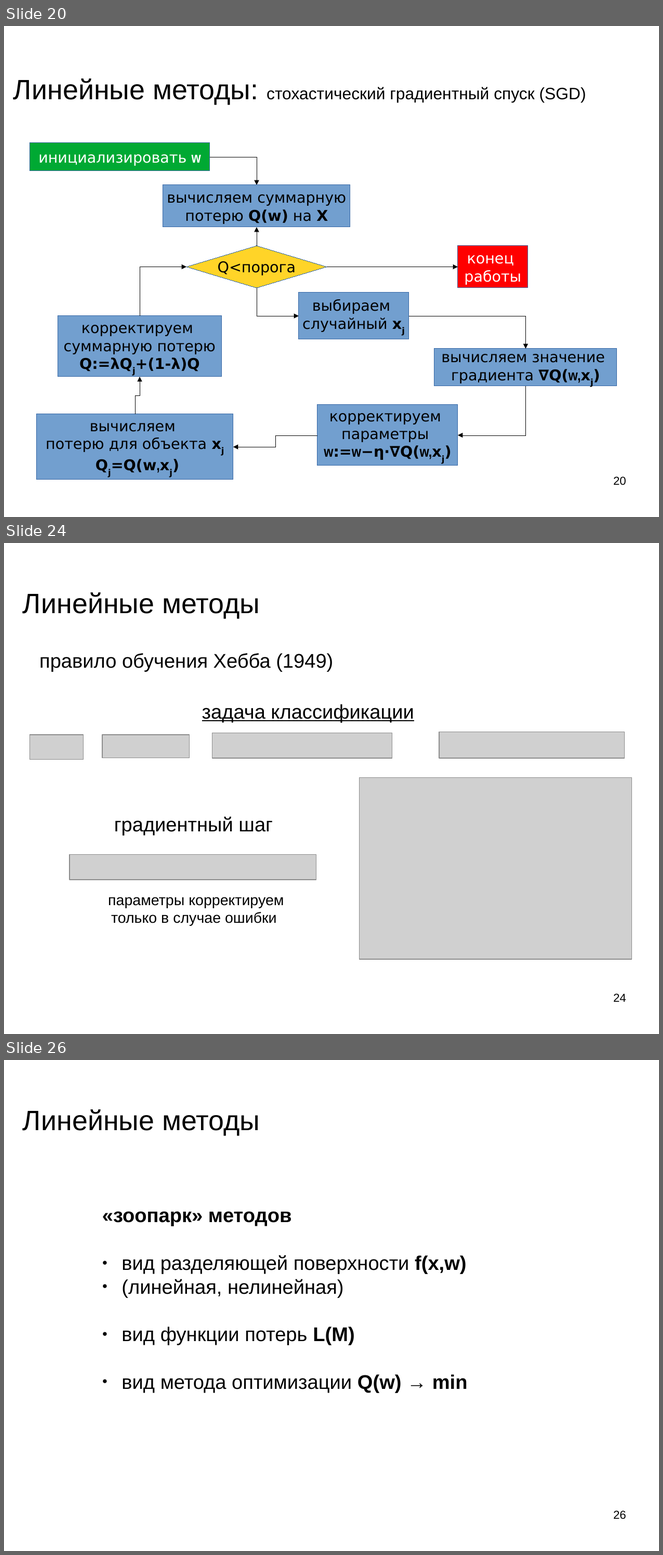
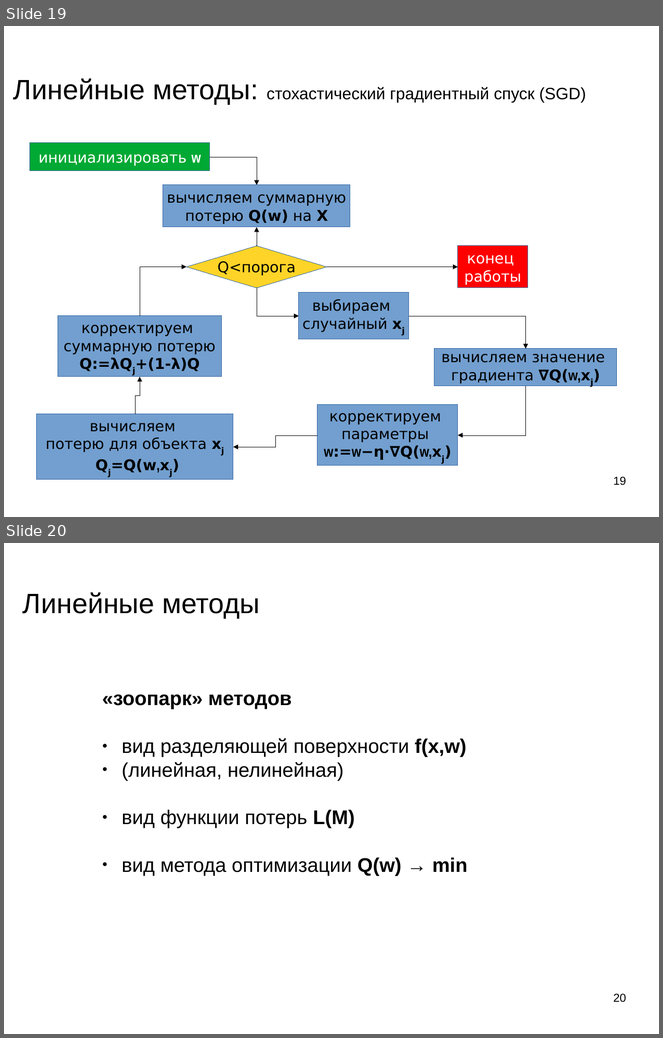
Before and after one commit to mechanoid5/ml_lectorium_legacy, a slide deck: 15-linear.odp. Shown one above the other, each under a label of ours: slides 20, 24 and 26 before the commit, slides 19 and 20 after it; the slides between them are not shown. The pictures are 663x1555 and 663x1038 pixels, drawn with LibreOffice and Linux fonts; fonts in the diff are those of the drawing; grey boxes stand for pictures; background and template pictures are left out. Boxes give left, top, right and bottom in pixels: in the first picture for what was removed or moved away, otherwise in the second. Text is boxed around its words. In the diff, an @@ line names an element or a change of style, - is before the commit and + after.

```diff
--- a/15-linear.odp
+++ b/15-linear.odp
@@ slide 24 removed at box(4, 543, 659, 1034), background picture (left out) @@
@@ title removed at box(23, 592, 260, 618) @@
-Линейные методы
@@ text removed at box(39, 653, 333, 672) @@
-правило обучения Хебба (1949)
@@ text removed at box(202, 704, 414, 723) @@
-задача классификации
@@ picture removed at box(30, 735, 84, 760) @@
@@ picture removed at box(102, 735, 189, 758) @@
@@ picture removed at box(212, 733, 392, 758) @@
@@ picture removed at box(439, 732, 625, 758) @@
@@ picture removed at box(360, 778, 632, 960) @@
@@ text removed at box(114, 817, 273, 836) @@
-градиентный шаг
@@ picture removed at box(70, 855, 316, 880) @@
@@ text removed at box(108, 897, 284, 926) @@
-параметры корректируем
-только в случае ошибки
@@ page number removed at box(613, 994, 626, 1002) @@
-24
@@ what was slide 20 is now slide 19 @@
@@ page number at box(613, 477, 626, 486): text changed @@
-20
+19
@@ what was slide 26 is now slide 20 @@
@@ page number at box(613, 994, 626, 1003): text changed @@
-26
+20
```
Also in this commit, not shown: 7 slides changed, 5 other slides removed, 2 other files.
